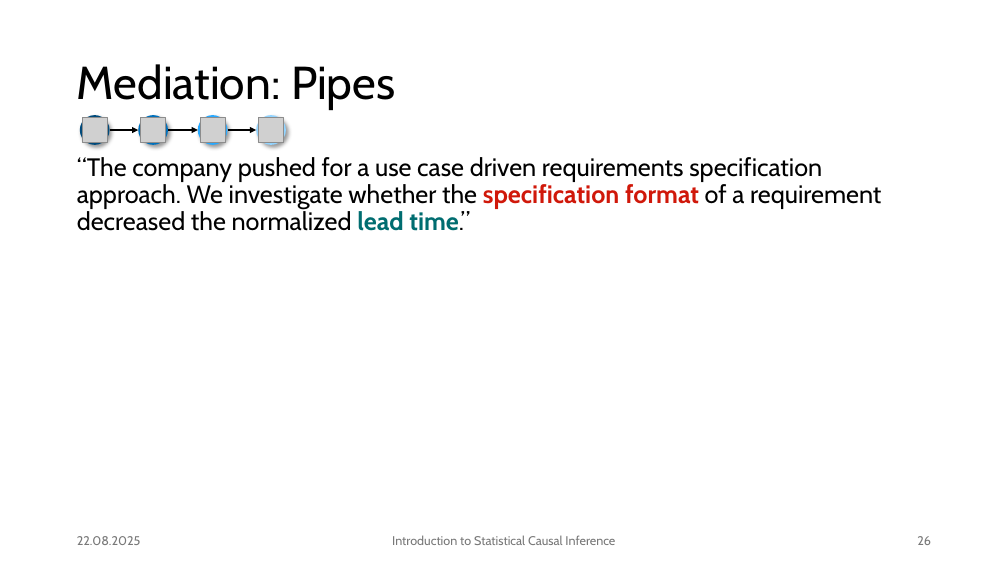
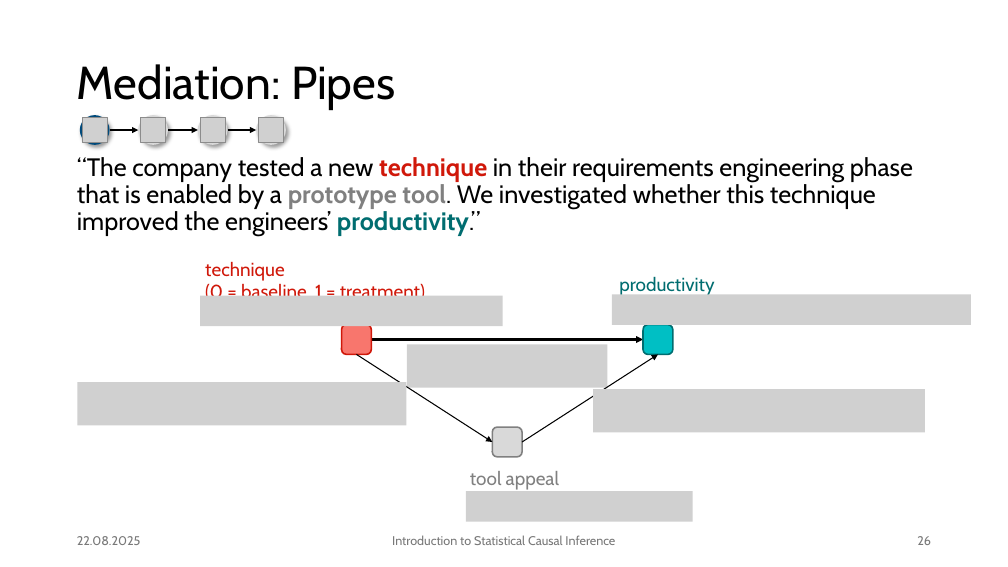
Before and after one commit to JulianFrattini/bda4sci, a slide deck: slide 26 of version2/slides/intro-sci.pptx. Drawn at 1008x567 pixels with LibreOffice and Linux fonts; fonts in the diff are those of the drawing; grey boxes stand for pictures; background and template pictures are left out. Boxes give left, top, right and bottom in pixels: in the first picture for what was removed or moved away, otherwise in the second. Text is boxed around its words. In the diff, an @@ line names an element or a change of style, - is before the commit and + after.

Commit message:
Completed mediation example

```diff
--- a/version2/slides/intro-sci.pptx
+++ b/version2/slides/intro-sci.pptx
@@ ellipse at [138,115,168,144]: fill #0070BC to #D9D9D9 @@
@@ ellipse at [198,115,228,144]: fill #28A9FF to #D9D9D9 @@
@@ ellipse at [256,115,286,144]: fill #94D4FF to #D9D9D9 @@
@@ text at [77,157,913,237]: text changed @@
-“The company pushed for a use case driven requirements specification approach. We investigate whether the specification format of a requirement decreased the normalized lead time.”
+“The company tested a new technique in their requirements engineering phase that is enabled by a prototype tool. We investigated whether this technique improved the engineers’ productivity.”
@@ text added at [205,261,425,296], 18 pt, text #D0180A @@
+technique
+(0 = baseline, 1 = treatment)
@@ picture added at [200,296,503,326] @@
@@ picture added at [612,294,971,324] @@
@@ text added at [619,276,714,296], 18 pt, text #006D70 @@
+productivity
@@ rounded rectangle added at [342,324,371,354], fill #F8766D, outline #D0180A 1.5 pt @@
@@ rounded rectangle added at [644,324,673,354], fill #00BFC4, outline #006D70 1.5 pt @@
@@ arrow added from (357, 355) to (492, 442), #000000 1 pt @@
@@ arrow added from (371, 340) to (644, 340), #000000 2.25 pt @@
@@ picture added at [407,345,607,388] @@
@@ arrow added from (523, 442) to (658, 355), #000000 1 pt @@
@@ picture added at [77,382,406,425] @@
@@ picture added at [594,389,926,433] @@
@@ rounded rectangle added at [492,427,522,457], fill #D9D9D9, outline #808080 1.5 pt @@
@@ text added at [470,471,559,490], 18 pt, text #808080 @@
+tool appeal
@@ picture added at [466,492,693,522] @@
```
Also in this commit, not shown: 1 other slide changed, 4 slides added, 2 slides removed, 4 other files.
